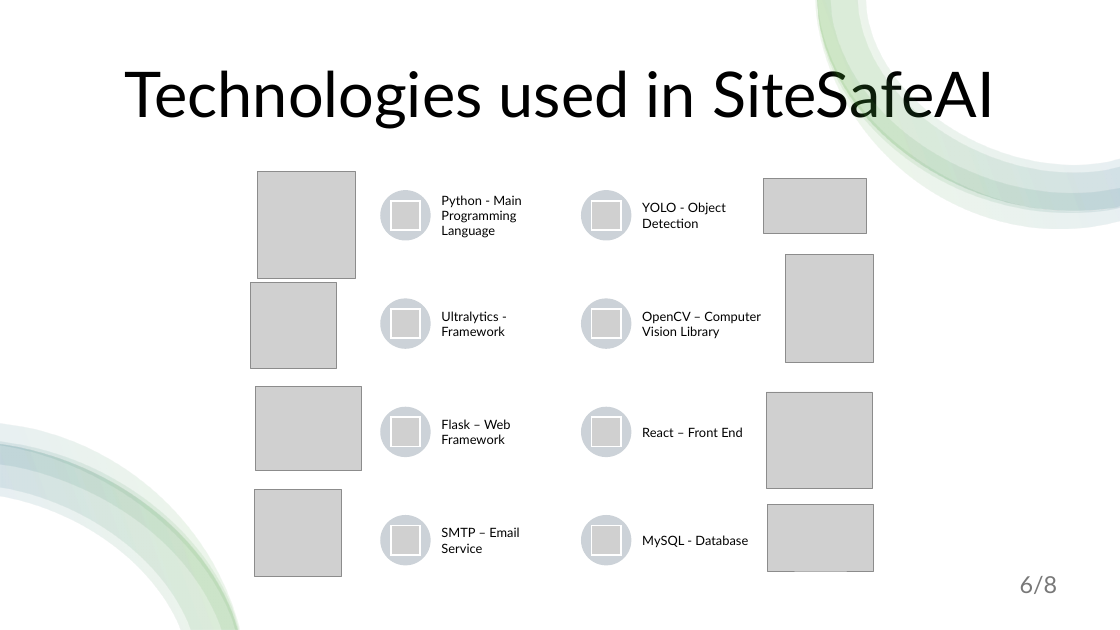
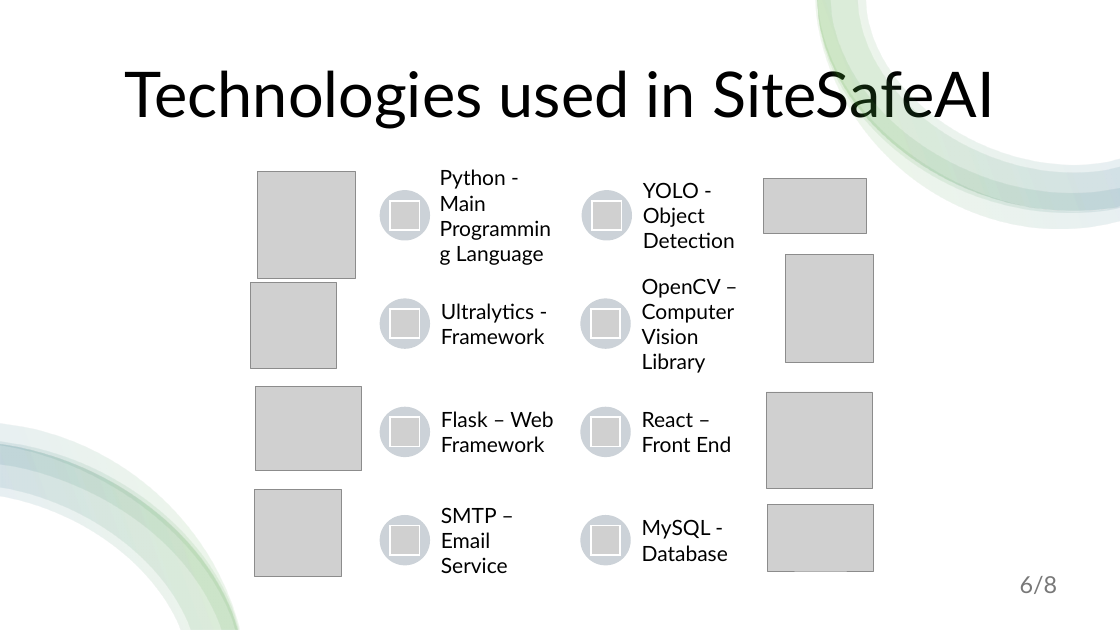
Before and after one commit to C00276177Tomas/SafeSiteAI, a slide deck: slide 6 of Presentation/SiteSafeAiPresentation.pptx. Drawn at 1120x630 pixels with LibreOffice and Linux fonts; fonts in the diff are those of the drawing; grey boxes stand for pictures. Boxes give left, top, right and bottom in pixels: in the first picture for what was removed or moved away, otherwise in the second. Text is boxed around its words. In the diff, an @@ line names an element or a change of style, - is before the commit and + after.

Commit message:
Text size increase technologies iteration 1

```diff
--- a/Presentation/SiteSafeAiPresentation.pptx
+++ b/Presentation/SiteSafeAiPresentation.pptx
@@ size 11 to 18 pt; more space between paragraphs in 8 elements at [643,182,735,248], [441,303,545,344], [441,411,553,452], [441,507,508,573], [642,278,735,373], [642,412,731,452], [642,519,728,561], [440,169,544,265] @@
```
